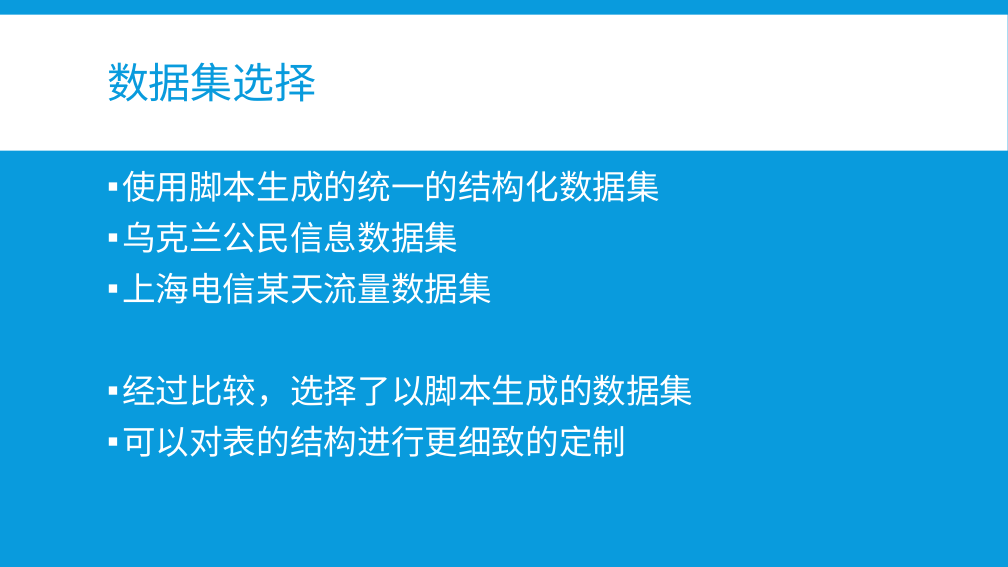
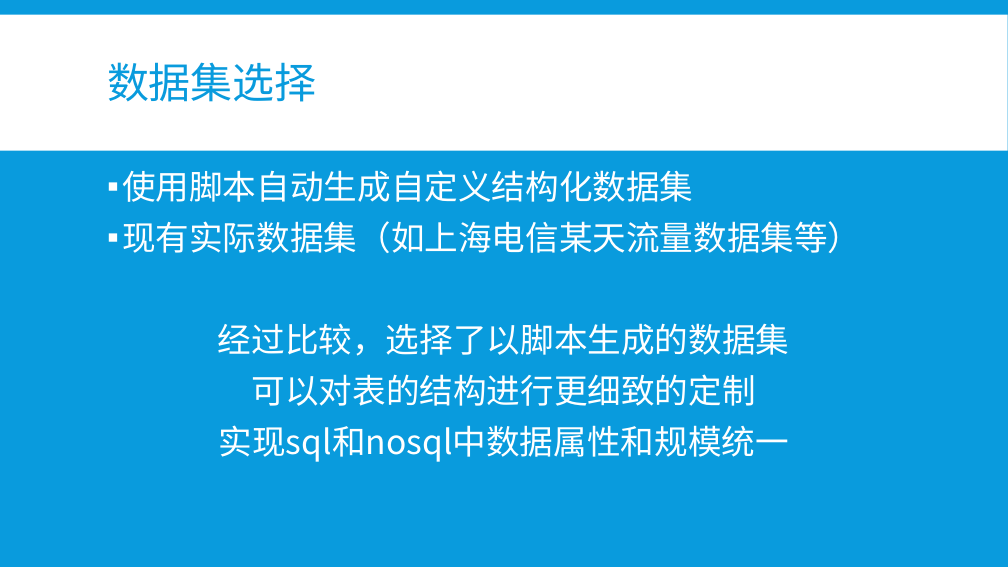
Before and after one commit to b4ubles/PCBNS, a slide deck: slide 10 of doc/NoSQL vs SQL.pptx. Drawn at 1008x567 pixels with LibreOffice and Linux fonts; fonts in the diff are those of the drawing. Boxes give left, top, right and bottom in pixels: in the first picture for what was removed or moved away, otherwise in the second. Text is boxed around its words. In the diff, an @@ line names an element or a change of style, - is before the commit and + after.

```diff
--- a/doc/NoSQL vs SQL.pptx
+++ b/doc/NoSQL vs SQL.pptx
@@ text at [122,170,861,253]: text changed @@
-▪ 使用脚本生成的统一的结构化数据集
-▪ 乌克兰公民信息数据集
-▪ 上海电信某天流量数据集
+▪ 使用脚本自动生成自定义结构化数据集
+▪ 现有实际数据集（如上海电信某天流量数据集等）
@@ text at [218,323,789,406]: font Calibri to Noto Sans CJK SC in "经过比较，选择了以脚本生成的数据集", "可以对表的结构进行更细致的定制"; alignment left to centre; bullet ▪ to none @@
@@ text at [219,425,789,462]: paragraph added @@
+实现sql和nosql中数据属性和规模统一
```
Also in this commit, not shown: 13 other slides changed, 6 slides added, 5 slides removed.
